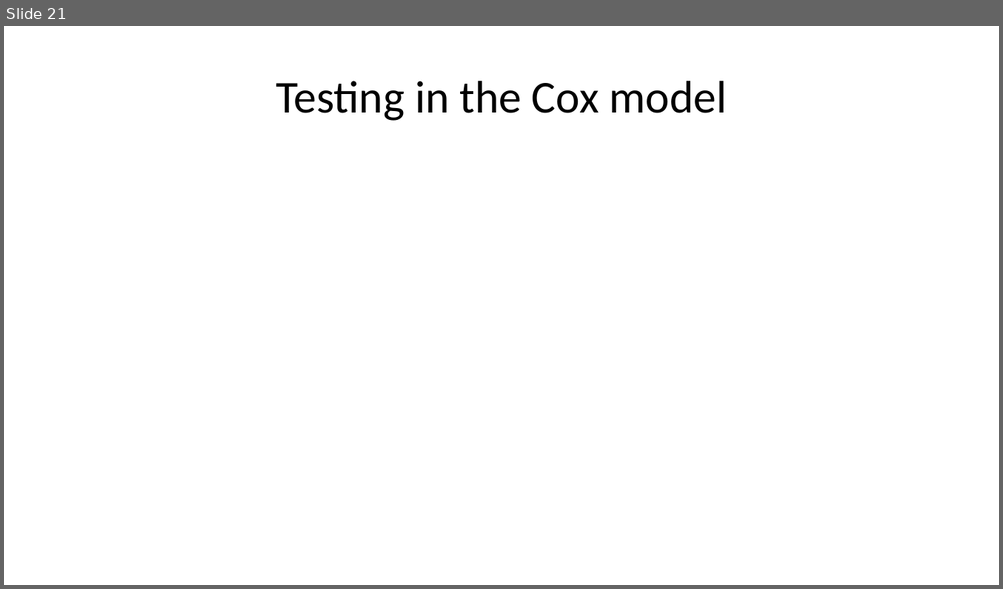
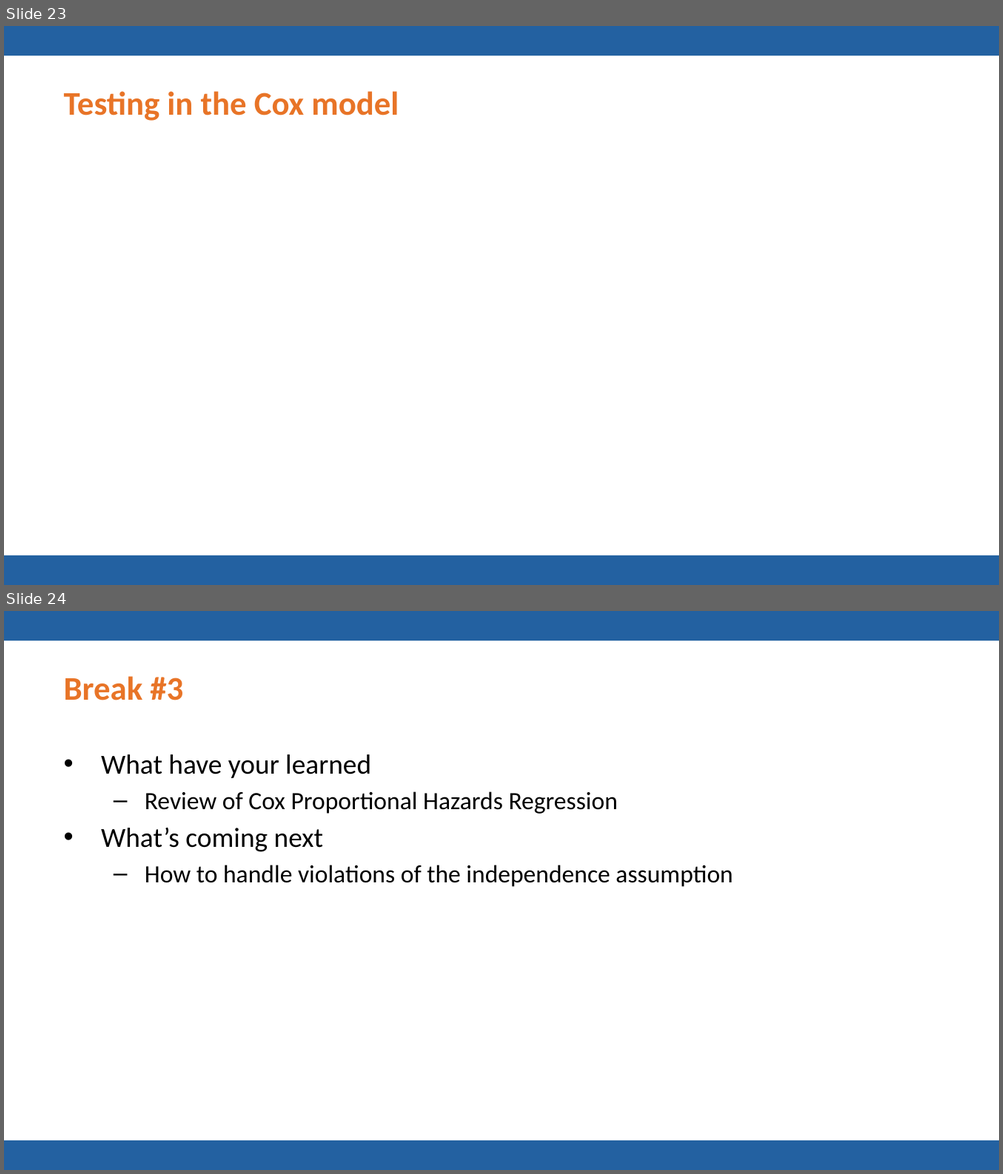
Before and after one commit to pmean/talks, a slide deck: frailty/frailty.pptx. Shown one above the other, each under a label of ours: slide 21 before the commit, slides 23 and 24 after it. The pictures are 1003x589 and 1003x1174 pixels, drawn with LibreOffice and Linux fonts; fonts in the diff are those of the drawing; grey boxes stand for pictures; background and template pictures are left out. Boxes give left, top, right and bottom in pixels: in the first picture for what was removed or moved away, otherwise in the second. Text is boxed around its words. In the diff, an @@ line names an element or a change of style, - is before the commit and + after.

```diff
--- a/frailty/frailty.pptx
+++ b/frailty/frailty.pptx
@@ slide 24 added at <box>4,611,999,1170</box>, background #FFFFFF; not listed: 2 template elements that a slide beside it also shows @@
@@ title added at <box>64,676,183,701</box>, 24 pt, text #E87427, bold @@
+Break #3
@@ text added at <box>101,755,732,887</box>, 18 pt, text #000000 @@
+• What have your learned
+  – Review of Cox Proportional Hazards Regression
+• What’s coming next
+  – How to handle violations of the independence assumption
@@ what was slide 21 is now slide 23 @@
@@ slide 23 changed as well @@
@@ rectangle added at <box>4,26,999,56</box>, fill #2361A1 @@
@@ title "Testing in the Cox model": place and size @@
-title "Testing in the Cox model" at <box>276,81,727,121</box>
+title "Testing in the Cox model" at <box>64,91,398,121</box>
@@ title "Testing in the Cox model" at <box>64,91,398,121</box>: size 33 to 24 pt, text colour #000000 to #E87427, bold on; alignment centre to left @@
@@ rectangle added at <box>4,556,999,585</box>, fill #2361A1 @@
```
Also in this commit, not shown: 54 other slides changed, 9 other slides added, 3 slides removed, 1 other file.
